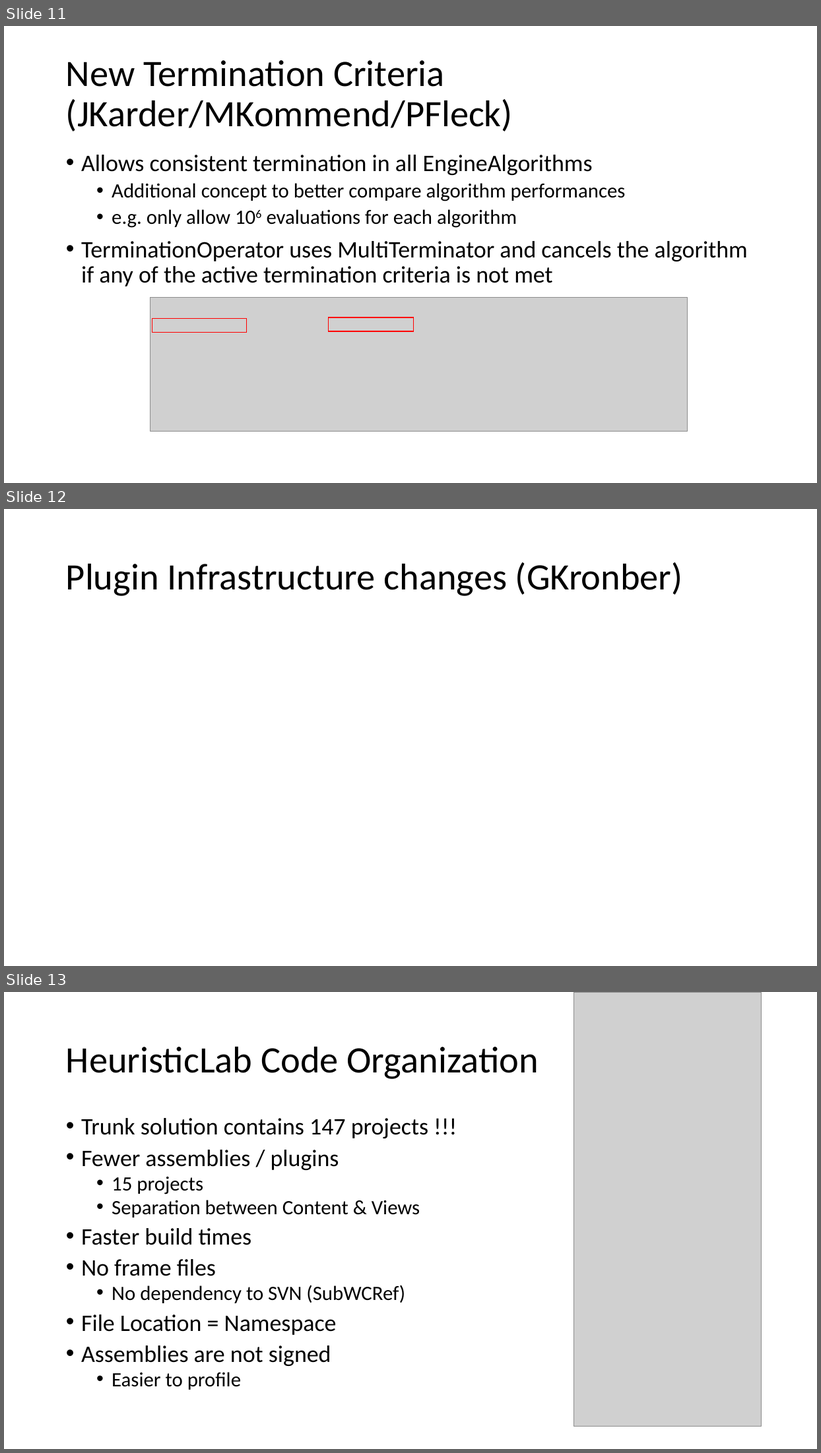
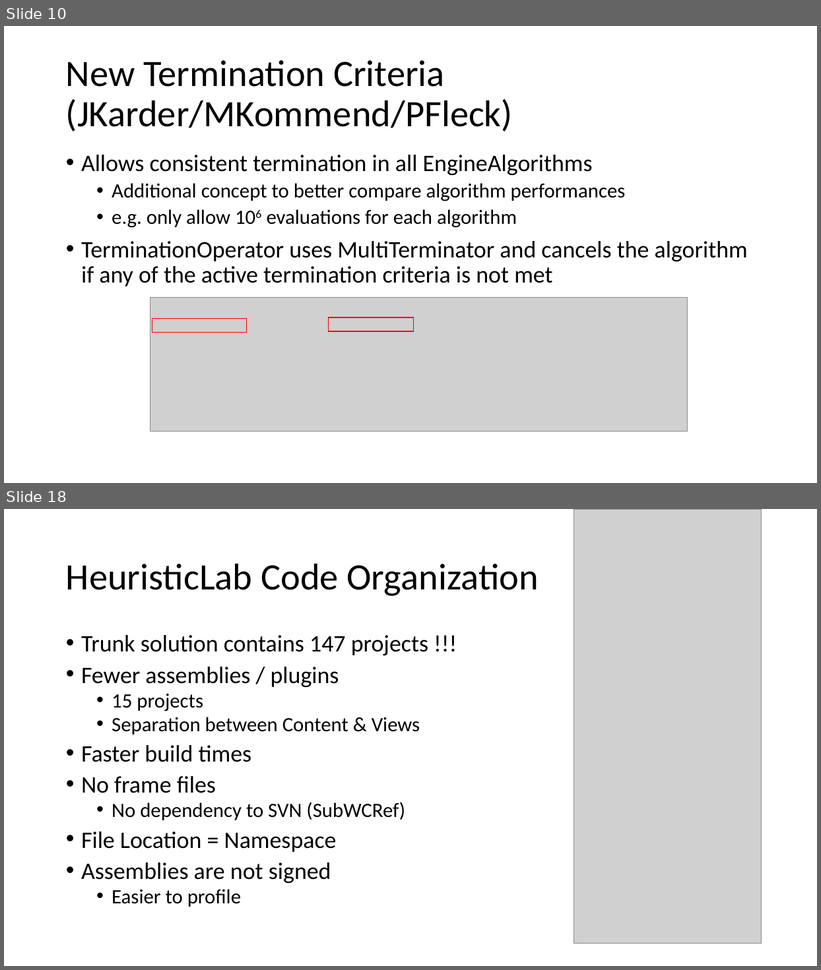
Before and after one commit to heal-research/HeuristicLab, a slide deck: documentation/HeuristicLab 4.0.pptx. Shown one above the other, each under a label of ours: slides 11, 12 and 13 before the commit, slides 10 and 18 after it; the slides between them are not shown. The pictures are 821x1453 and 821x970 pixels, drawn with LibreOffice and Linux fonts; fonts in the diff are those of the drawing; grey boxes stand for pictures. Boxes give left, top, right and bottom in pixels: in the first picture for what was removed or moved away, otherwise in the second. Text is boxed around its words. In the diff, an @@ line names an element or a change of style, - is before the commit and + after.

```diff
--- a/documentation/HeuristicLab 4.0.pptx
+++ b/documentation/HeuristicLab 4.0.pptx
@@ slide 12 removed at <box>4,509,817,966</box>, background #FFFFFF @@
@@ title removed at <box>66,562,683,596</box> @@
-Plugin Infrastructure changes (GKronber)
@@ what was slide 11 is now slide 10 @@
@@ what was slide 13 is now slide 18 @@
```
Also in this commit, not shown: 2 slides changed, 6 slides added.
